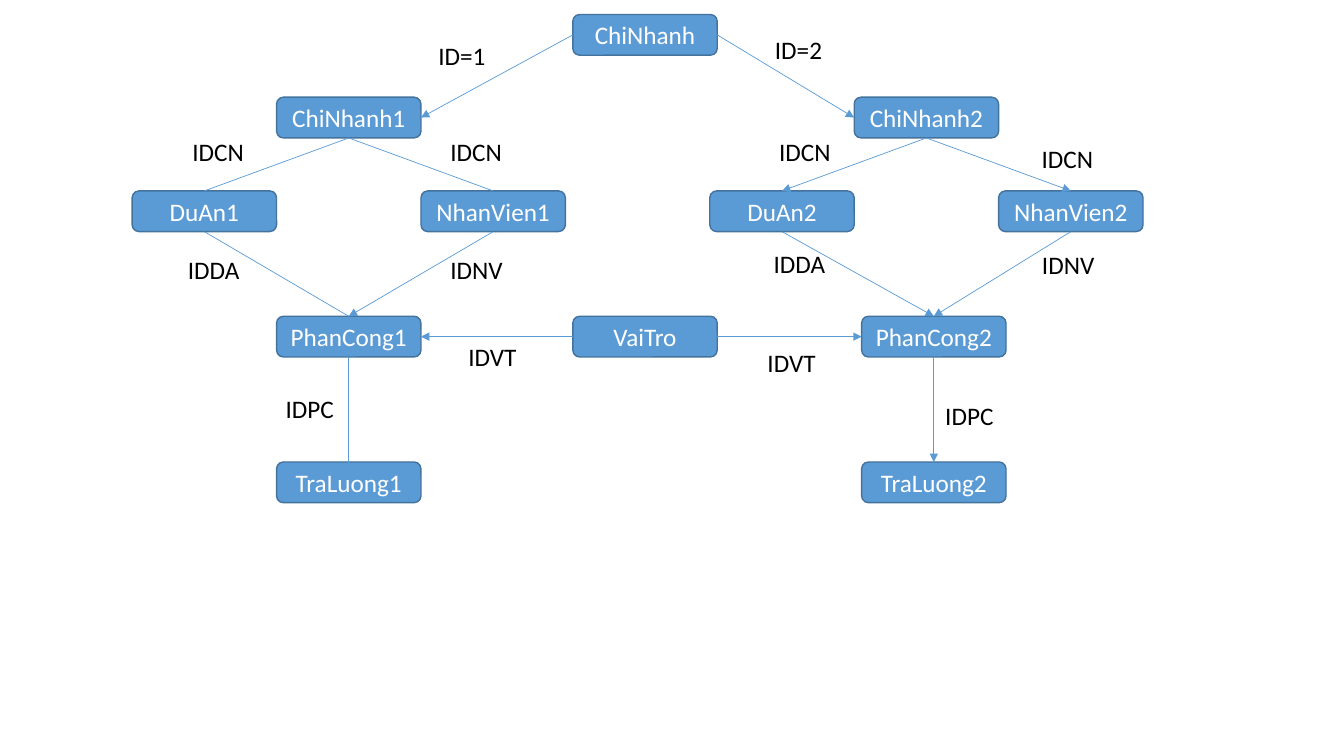
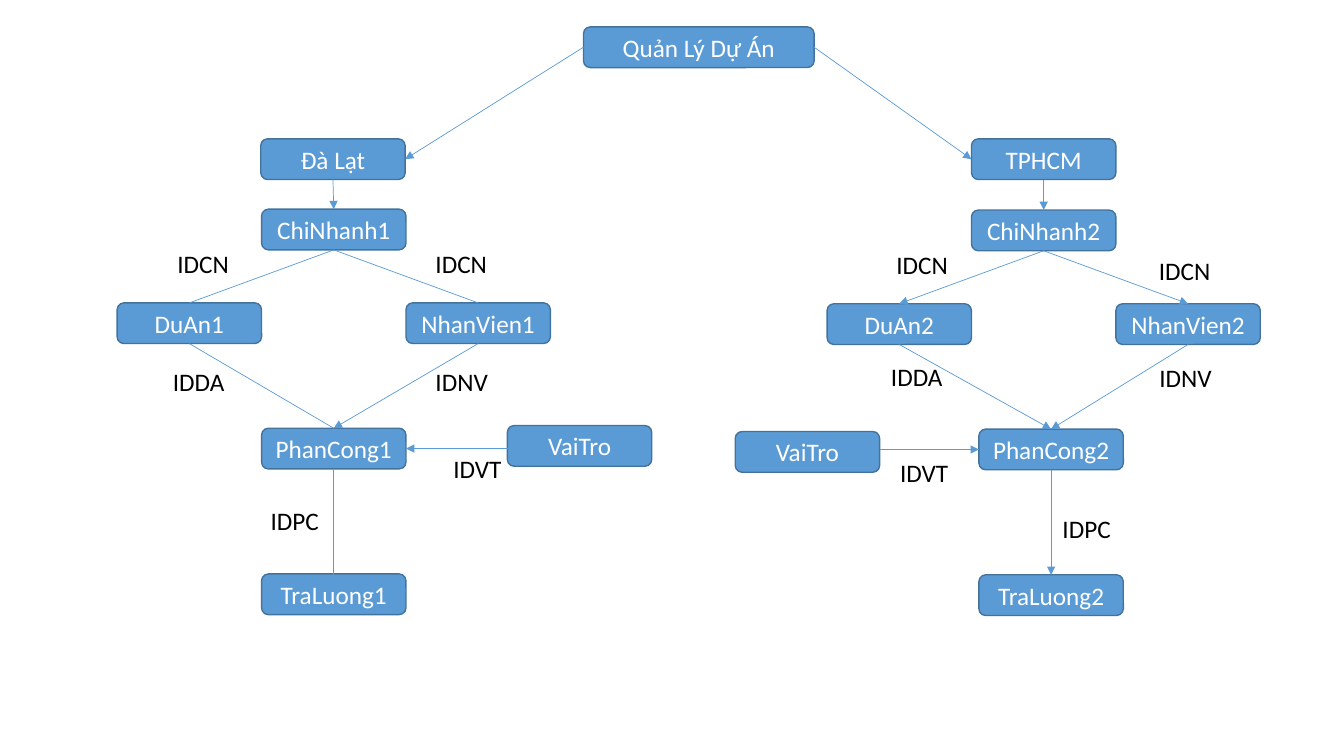
Before and after one commit to thach14/CSDLPT, a slide deck: slide 1 of sodophanmanh.pptx. Drawn at 1344x756 pixels with LibreOffice and Linux fonts; fonts in the diff are those of the drawing. Boxes give left, top, right and bottom in pixels: in the first picture for what was removed or moved away, otherwise in the second. Text is boxed around its words. In the diff, an @@ line names an element or a change of style, - is before the commit and + after.

```diff
--- a/sodophanmanh.pptx
+++ b/sodophanmanh.pptx
@@ rounded rectangle removed at [573, 14, 717, 54] @@
-ChiNhanh
@@ rounded rectangle added at [584, 27, 815, 68], fill #5B9BD5, outline #43739E 1 pt, 18 pt, text #FFFFFF @@
+Quản Lý Dự Án
@@ arrow moved from (573, 35) - (421, 118) to (584, 47) - (405, 159) @@
@@ text removed at [438, 48, 485, 65] @@
-ID=1
@@ text removed at [775, 42, 822, 59] @@
-ID=2
@@ arrow moved from (718, 35) - (854, 118) to (815, 47) - (972, 159) @@
@@ rounded rectangle added at [261, 139, 405, 179], fill #5B9BD5, outline #43739E 1 pt, 18 pt, text #FFFFFF @@
+Đà Lạt
@@ rounded rectangle added at [972, 139, 1116, 179], fill #5B9BD5, outline #43739E 1 pt, 18 pt, text #FFFFFF @@
+TPHCM
@@ arrow added from (333, 179) to (334, 210), #5B9BD5 0.5 pt @@
@@ arrow added from (1044, 179) to (1044, 210), #5B9BD5 0.5 pt @@
@@ rounded rectangle "ChiNhanh1": place and size @@
-rounded rectangle "ChiNhanh1" at [276, 97, 420, 137]
+rounded rectangle "ChiNhanh1" at [261, 210, 405, 250]
@@ 3 texts, 3 arrows, 2 rounded rectangles: place and size @@
-3 texts, 3 arrows, 2 rounded rectangles at [779, 138, 1094, 502]
+3 texts, 3 arrows, 2 rounded rectangles at [896, 251, 1211, 615]
@@ rounded rectangle "DuAn2": place and size @@
-rounded rectangle "DuAn2" at [710, 191, 854, 231]
+rounded rectangle "DuAn2" at [828, 303, 972, 344]
@@ rounded rectangle "NhanVien2": place and size @@
-rounded rectangle "NhanVien2" at [999, 191, 1143, 231]
+rounded rectangle "NhanVien2" at [1116, 303, 1260, 344]
@@ arrow removed from (718, 337) to (862, 337) @@
@@ text "IDDA": place and size @@
-text "IDDA" at [774, 253, 826, 273]
+text "IDDA" at [891, 365, 943, 386]
@@ arrow moved from (573, 337) - (421, 337) to (511, 449) - (406, 449) @@
@@ rounded rectangle "VaiTro": place and size @@
-rounded rectangle "VaiTro" at [573, 317, 717, 357]
+rounded rectangle "VaiTro" at [507, 425, 651, 466]
@@ rounded rectangle added at [735, 432, 879, 472], fill #5B9BD5, outline #43739E 1 pt, 18 pt, text #FFFFFF @@
+VaiTro
@@ 6 texts, 4 rounded rectangles, 3 lines, 2 arrows: place and size @@
-6 texts, 4 rounded rectangles, 3 lines, 2 arrows at [132, 138, 566, 502]
+6 texts, 4 rounded rectangles, 3 lines, 2 arrows at [117, 250, 551, 614]
@@ arrow added from (880, 450) to (979, 450), #5B9BD5 0.5 pt @@
@@ text "IDVT": place and size @@
-text "IDVT" at [767, 355, 815, 372]
+text "IDVT" at [900, 465, 948, 482]
@@ 2 arrows, 1 rounded rectangle, 1 text: place and size @@
-2 arrows, 1 rounded rectangle, 1 text at [854, 97, 1093, 462]
+2 arrows, 1 rounded rectangle, 1 text at [972, 210, 1210, 575]
```
Also in this commit, not shown: 2 other files.
